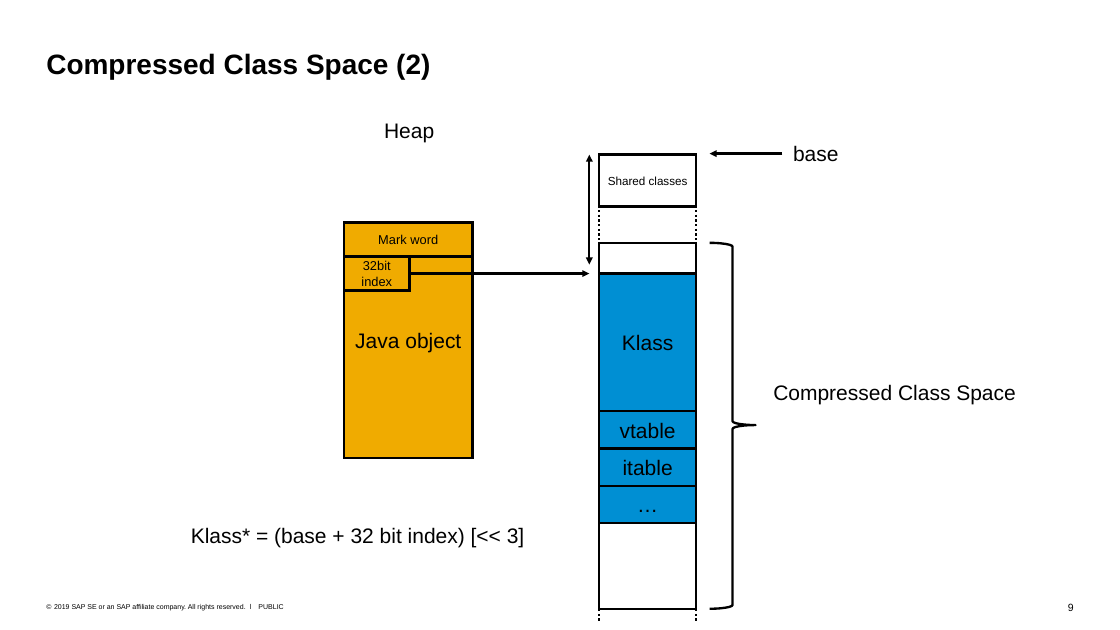
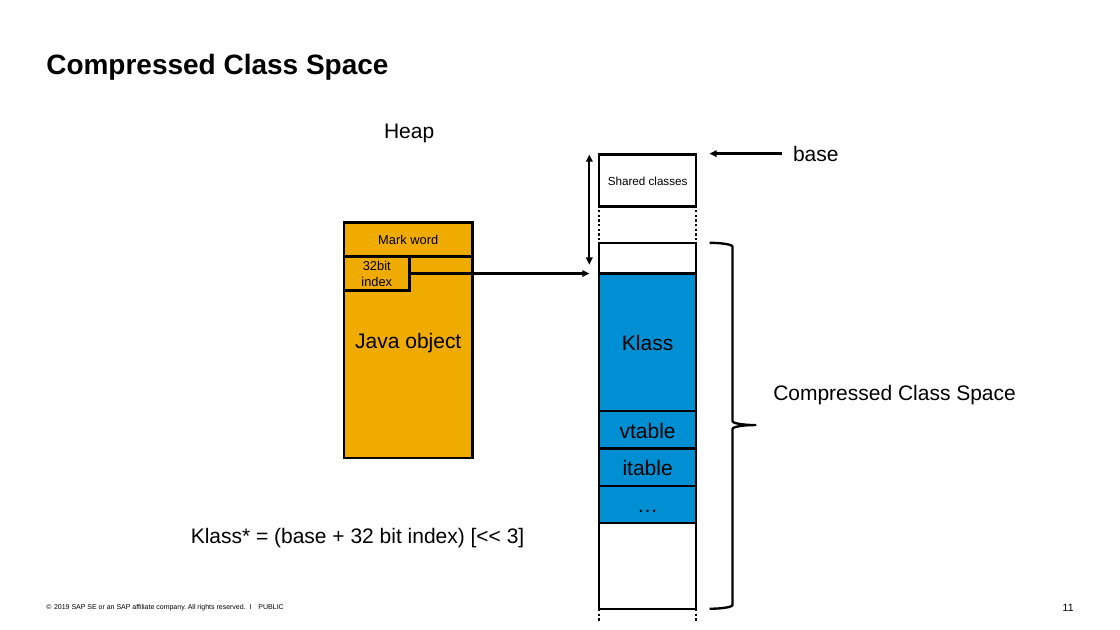
Before and after one commit to tstuefe/talk-fosdem20, a slide deck: slide 11 of fosdem20-taming-metaspace.pptx (slide 9 before the commit). Drawn at 1120x630 pixels with LibreOffice and Linux fonts; fonts in the diff are those of the drawing. Boxes give left, top, right and bottom in pixels: in the first picture for what was removed or moved away, otherwise in the second. Text is boxed around its words. In the diff, an @@ line names an element or a change of style, - is before the commit and + after.

```diff
--- a/fosdem20-taming-metaspace.pptx
+++ b/fosdem20-taming-metaspace.pptx
@@ title at box(46, 53, 388, 79): text changed @@
-Compressed Class Space (2)
+Compressed Class Space
@@ page number at box(1063, 603, 1074, 611): text changed @@
-9
+11
```
Also in this commit, not shown: 9 other slides changed, 3 slides added, 1 slide removed, 1 other file.
